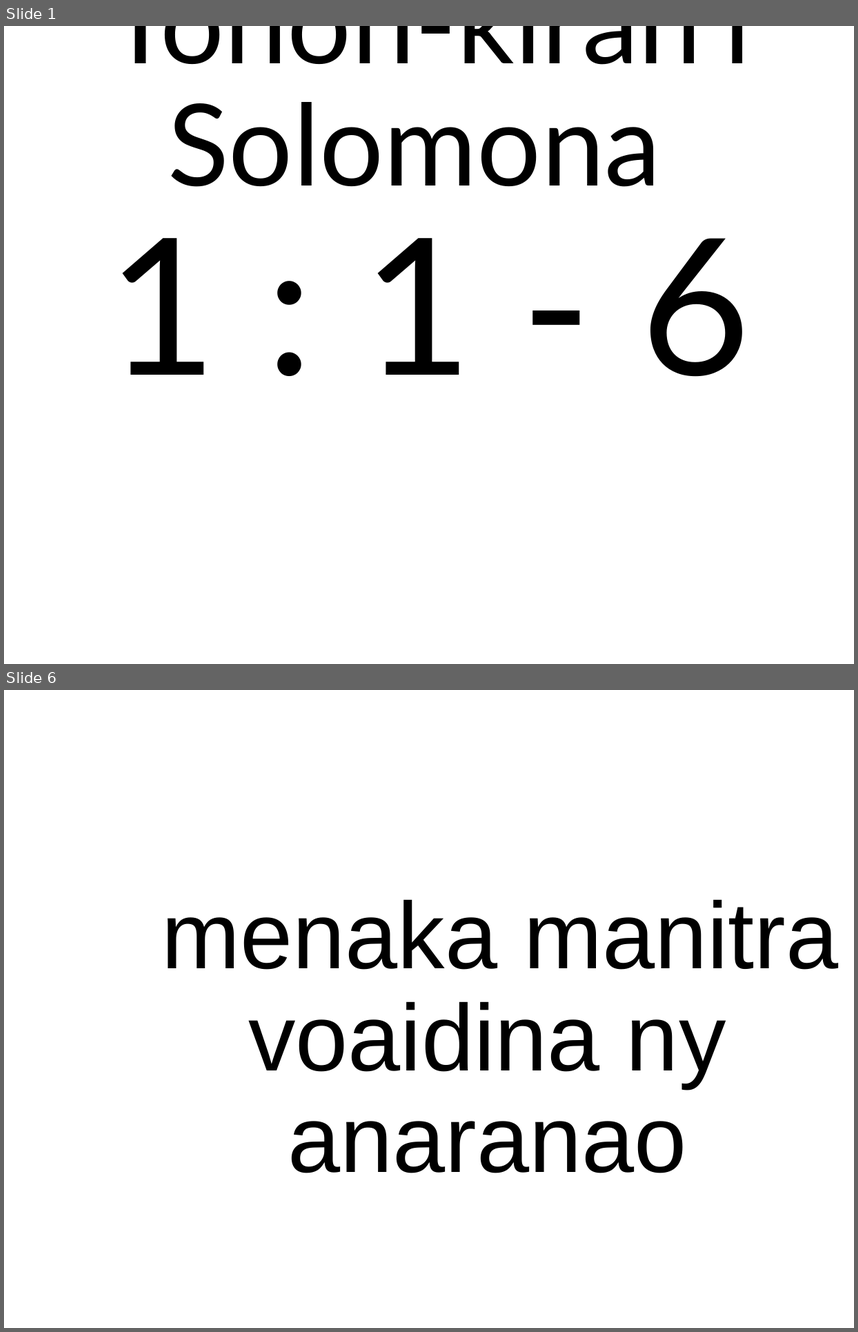
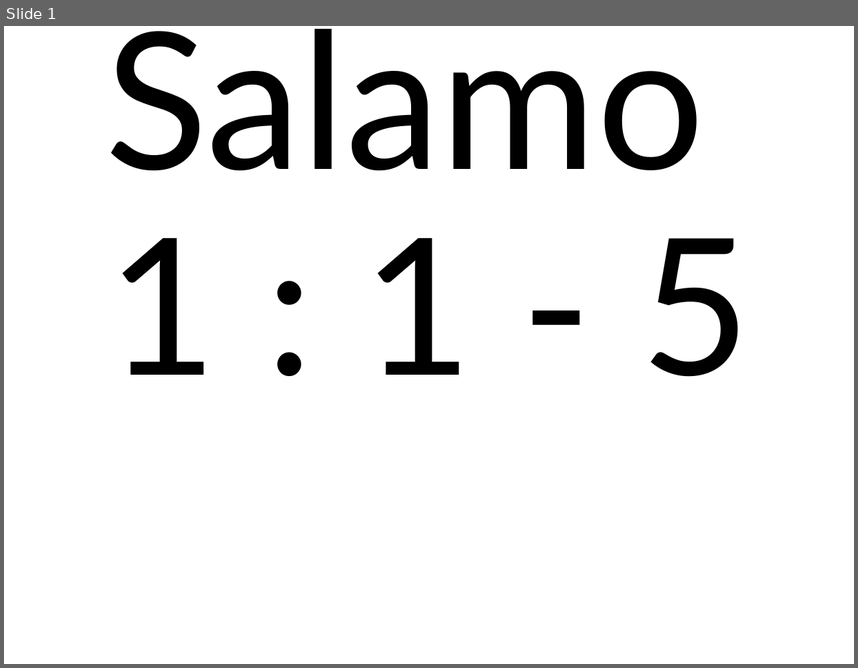
Before and after one commit to tsioryrovantsoa/baiboly-to-powerpoint, a slide deck: test.pptx. Shown one above the other, each under a label of ours: slides 1 and 6 before the commit, slide 1 after it; the slides between them are not shown. The pictures are 858x1332 and 858x668 pixels, drawn with LibreOffice and Linux fonts; fonts in the diff are those of the drawing; background and template pictures are left out. Boxes give left, top, right and bottom in pixels: in the first picture for what was removed or moved away, otherwise in the second. Text is boxed around its words. In the diff, an @@ line names an element or a change of style, - is before the commit and + after.

```diff
--- a/test.pptx
+++ b/test.pptx
@@ slide 6 removed at <box>4,690,854,1328</box>, background picture (left out) @@
@@ title removed at <box>162,899,838,1173</box> @@
-menaka manitra voaidina ny anaranao
@@ slide 1 changed as well @@
@@ title at <box>105,29,751,377</box>: text changed; size 96 to 161 pt @@
-Tonon-kiran'i Solomona
-1 : 1 - 6
+Salamo
+1 : 1 - 5
```
Also in this commit, not shown: 9 other slides changed, 1 slide added, 8 other slides removed.
